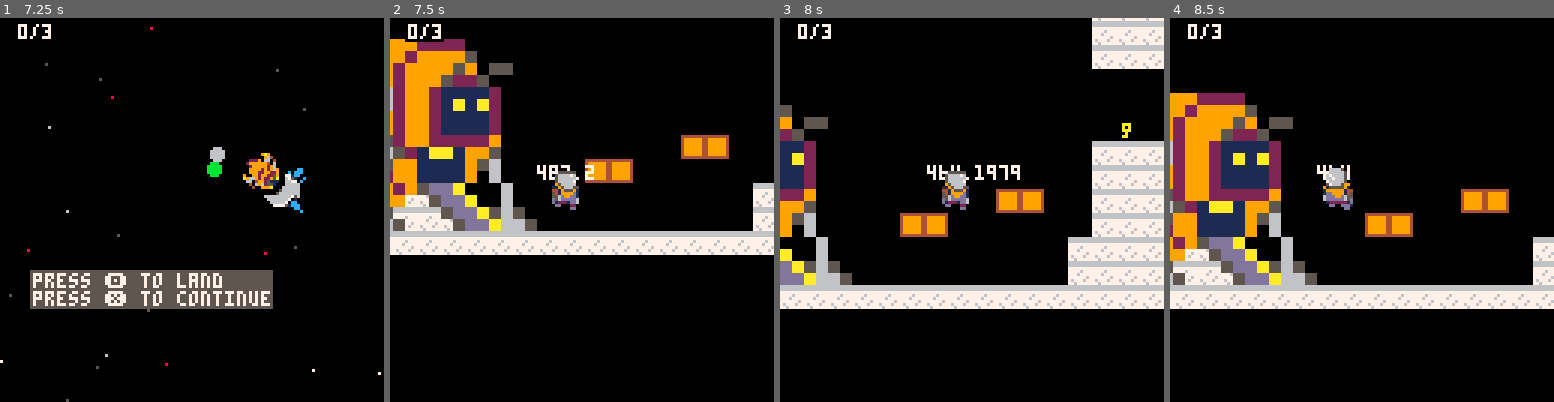
Above: before the commit, frames 1-4 (left to right).
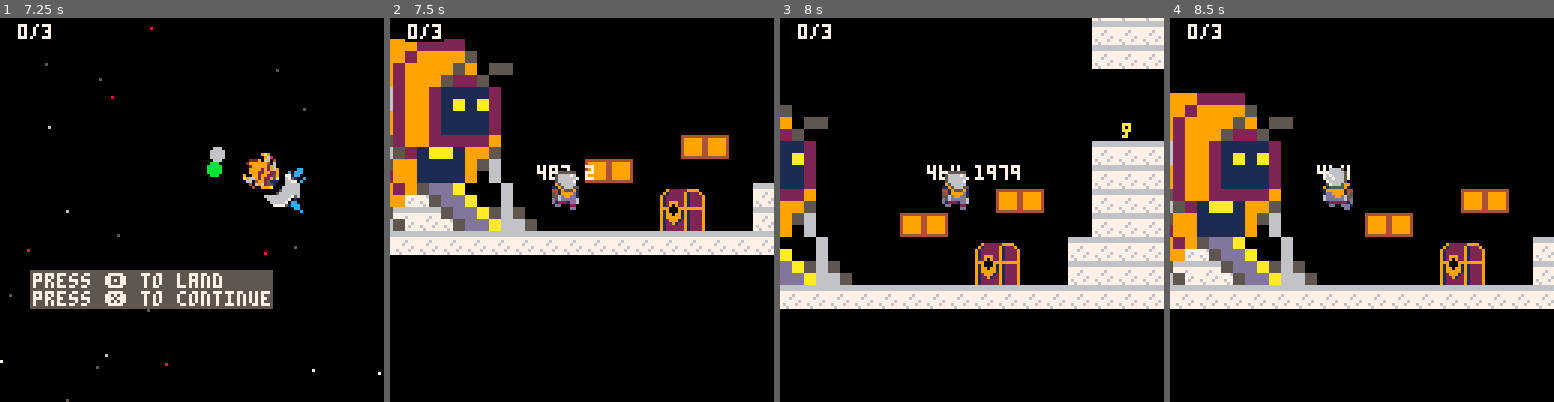
Above: after the commit, the same moments.

Repository: FrederikHR/GDB
Game: PICO-8 cartridge OW/ow.p8
Two runs of this game, one before a commit and one after it. Both use one fixed random seed, a clock stepped at 60 frames per second and the inputs below.
Inputs:
- Up to frame 1 (7.25 s): tap X (X key) at 0.33, 1.07, 1.85, 2.97, 4.08, 5.2, 6.32 s; tap O (Z key) at 0.7, 1.7, 2.1, 2.5, 2.9, 3.3, 3.7, 4.1, 4.5, 4.9, 5.3, 5.7, 6.1, 6.5, 6.9 s; hold Right 1.6-2.1 s; hold Up 2.15-2.42 s; hold Right 2.47-3.03 s; hold Left 3.08-3.58 s; hold Right 4.02-4.68 s; hold Up 4.73-5.03 s; hold Left 5.08-5.68 s; hold Right 6.08-6.58 s; hold Right 6.63-7.13 s; hold Up from 7.18 s (still down)
- Up to frame 2 (7.5 s): tap O (Z key) at 7.3 s; tap X (X key) at 7.43 s; release Up at 7.45 s
- Up to frame 3 (8 s): hold Right from 7.5 s (still down); tap O (Z key) at 7.7 s
- Up to frame 4 (8.5 s): release Right at 8.07 s; tap O (Z key) at 8.1 s; hold Left from 8.12 s (still down)

Frame 1 is identical in both runs. In frame 2, 1.2% of the frame differs, in the area x 70-83%, y 44-56%; in frame 3, 1.2%; in frame 4, 1.2%.

Commit message:
chest color

Diff:
--- a/OW/ow.p8
+++ b/OW/ow.p8
@@ -840,20 +840,20 @@
 033300000000000000000000000000000000000000000000000000000300003003030000555555554444444477777777777777c7000007000000000000000000
 33333333000000000000000000000000000000000000000055555555555555550000000000000000444444440000000099299922220000000000000000000000
 43444345000000000000000000000000000000000000000055555555555555550000000000000000409995040000000064999299995000000000000000000000
-34534334000000000000000000094444449999000000000056655665566556650000000000000000400990940000000064692999959055000000000000000000
-34344543000000000000000000914444491444900000000055555665555556650000000000000000490009940000000060692999522500000000000000000000
-34344443000000000000000009144444491444490000000056655555566555550000000000000000495009940000000064662992111120000000000000000000
-543454430000000000000000091444444914444900000000566555555665555500000000000000004509000400000000646629921a1a20000000000000000000
-44344443000000000000000009149994491444490000000055556555555565550000000000000000409999040000000029992992111120000000000000000000
-54344443000000000000000009149094491444490000000055555555555555550000000000000000444444440000000029992992111120000000000000000000
+34534334000000000000000000092222229999000000000056655665566556650000000000000000400990940000000064692999959055000000000000000000
+34344543000000000000000000912222291222900000000055555665555556650000000000000000490009940000000060692999522500000000000000000000
+34344443000000000000000009122222291222290000000056655555566555550000000000000000495009940000000064662992111120000000000000000000
+543454430000000000000000091222222912222900000000566555555665555500000000000000004509000400000000646629921a1a20000000000000000000
+44344443000000000000000009129992291222290000000055556555555565550000000000000000409999040000000029992992111120000000000000000000
+54344443000000000000000009129092291222290000000055555555555555550000000000000000444444440000000029992992111120000000000000000000
 00000000000000000000000009990009999999990000000000000000000000000000000000000000000000000000000029952992222290000000000000000000
-0000000000000000000000000919000919144449000000000000000000000000000000000000000000000000000000009256521aa19950000000000000000000
-00aaa000000000000000000009199099191444490000000000000000000000000000000000000000000000000000000099659911119560000000000000000000
-00a0a000000000000000000009199999191444490000000000000000000000000000000000000000000000000000000096929911119060000000000000000000
-00aaa00000000000000000000914999149144449000000000000000000000000000000000000000000000000000000009969295dda0006000000000000000000
-000a0000000000000000000009144914491444490000000000000000000000000000000000000000000000000000000009699005dda006000000000000000000
-00aa00000000000000000000091444444914444900000000000000000000000000000000000000000000000000000000056500005dda56500000000000000000
-0000000000000000000000000914444449144449000000000000000000000000000000000000000000000000000000005666500005dda6650000000000000000
+0000000000000000000000000919000919122229000000000000000000000000000000000000000000000000000000009256521aa19950000000000000000000
+00aaa000000000000000000009199099191222290000000000000000000000000000000000000000000000000000000099659911119560000000000000000000
+00a0a000000000000000000009199999191222290000000000000000000000000000000000000000000000000000000096929911119060000000000000000000
+00aaa00000000000000000000912999129122229000000000000000000000000000000000000000000000000000000009969295dda0006000000000000000000
+000a0000000000000000000009122912291222290000000000000000000000000000000000000000000000000000000009699005dda006000000000000000000
+00aa00000000000000000000091222222912222900000000000000000000000000000000000000000000000000000000056500005dda56500000000000000000
+0000000000000000000000000912222229122229000000000000000000000000000000000000000000000000000000005666500005dda6650000000000000000
 b4b4b4b4b4b4b4b4b4b4b4b4b4b4b4b4b4b4b4b4b4b4b4b4b4b4b4b4b4b4b4b4b4b4b4b4b4b4b4b4b4b4b4b4b4b4b4b4b4b4b4b4b4b4b4b4b4b4b4b4b4b4b4b4
 b4b4b4b4b4b4b4b4b4b4b4b4b4b4b4b4b4b4b4b4b4b4b4b4b4b4b4b4b4b4b4b4b4b4b4b4b4b4b4b4b4b4b4b4b4b4b4b4b4b4b4b4b4b4b4b4b4b4b4b4b4b4b4b4
 94949494949494949494949494949494949494949494949494949494949494949494949494949494949494949494949494949494949494949494949494949494
@@ -913,9 +913,9 @@
 06000000000000000000000000000000000000000000000000000000000000000000000000000000000000000000000000000000000000000000000000000000
 b474747474740000000000a5a5000000000000747474c5c5b5d50000000000000000000000000000000000000000000000000000000000000000000000000074
 06000000000000000000000000000000000000000000000000000000000000000000000000000000000000008500000000000000000000000000000000000000
-b4747474747400000000000000000000000074747474c5c5b5b5d500000000000000000000000000000000000000000000000000000000000000000000000074
+b4747474747400000016260000003646000074747474c5c5b5b5d500000000000000000000000000000000000000000000000000000000000000000000000074
 06000000000000000000000000000000000000000000000000000000858500007500000000000085750000000606060675000000000000000000000000000000
-b4747474747400000000000000000000000074747474c5d4c5d4b5d5000000000000000000000000000000000000000000000000000000000000000000000074
+b4747474747400000017270000003747000074747474c5d4c5d4b5d5000000000000000000000000000000000000000000000000000000000000000000000074
 06060606060606060606060606060606060606060606060606060606060606060606060606060606060606060606060606060606060606060606060606060606
 b4747474747474747474747474747474747474747474747474747474747474747474747474747474747474747474747474747474747474747474747474747474
 
@@ -1049,7 +1049,7 @@
 
 
 __gff__
-0000000000000000000000000000000000000000000000000000000000000000000000000000000000000000000000000000000000000000000000000000000000000000000000030000000003030000000000000000000000030303030300000300000000000300000303000000000000000300000000000000000000000000
+0000000000000000000000000000000000000000000000000000000000000000000000000000000000000000000000000000000000000000000000000000000000000000000000030000000003030000000000000000000000030303030300000300000000000300000303000000000000000000000000000000000000000000
 0000000000000000000000000000000000000000000000000000000000000000000000000000000000000000000000000000000000000000000000000000000000000000000000000000000000000000000000000000000000000000000000000000000000000000000000000000000000000000000000000000000000000000
 __map__
 4b4b00000000000000000000000000000000000000000000000000000000000000000000000000000000000000000000000000000000000000000000000000004b595959595959595959595959595959595959595959595959595959595959595959595959595959595959595959595959595959595959595959595959595959
